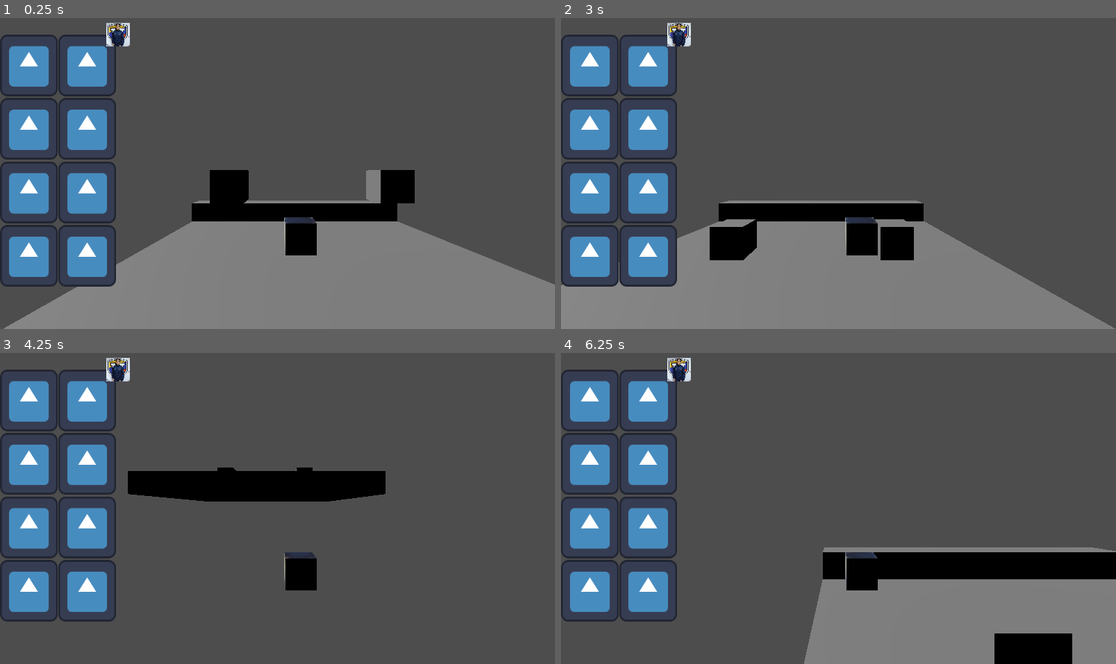
Above: before the commit, frames 1-4 (two rows, left to right).
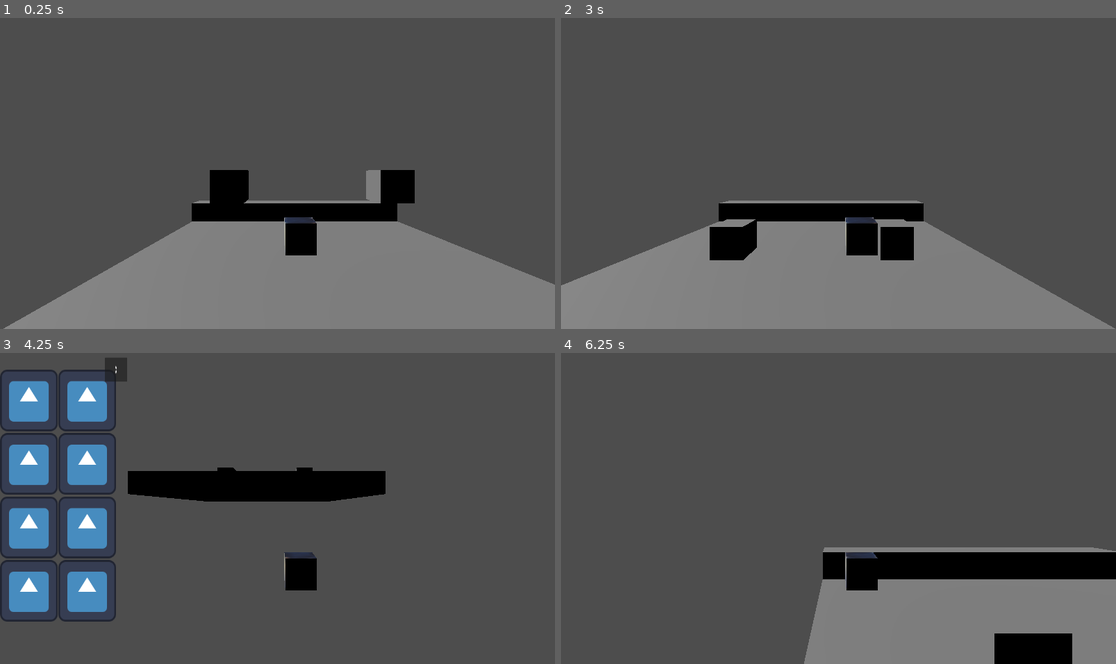
Above: after the commit, the same moments.

Repository: brandonamv/Murder_GameJam
Game: Godot game, scene res://main.tscn
Same seed, same stepped clock (60 frames per second), same inputs: the game is played once before the commit and once after it. The engine's default icon, where the game draws it, is replaced by a stand-in: a white triangle on a blue panel in a dark square.
Inputs (mouse positions are in pixels of both pictures, inside the frame that each line leads up to):
- Up to frame 1 (0.25 s): no input
- Up to frame 2 (3 s): click (588, 64) at 0.52 s; click (649, 64) at 1.27 s; tap Enter at 2 s; hold D 2.03-2.75 s; tap I (Close Open invetario, bound only after the commit) at 2.1 s; click (677, 33) at 2.75 s, where only the run after the commit has a clickable "X"
- Up to frame 3 (4.25 s): tap Space at 3.5 s; hold S from 3.53 s (still down); tap E (interact) at 3.6 s; tap I (Close Open invetario, bound only after the commit) at 3.8 s
- Up to frame 4 (6.25 s): release S at 4.28 s; hold D 4.28-5.03 s; tap I (Close Open invetario, bound only after the commit) at 4.35, 5.1, 6.05 s; tap Enter at 5 s; hold W 5.03-5.78 s; tap Space at 5.75 s; hold A from 5.78 s (still down); tap E (interact) at 5.85 s

The runs differ from the first frame. In frame 1, 10% of the frame differs, in the area x 0-24%, y 1-87%; in frame 2, 11%; in frame 3, 0.3%; in frame 4, 9.9%.

Commit message:
inventario

Diff:
--- /dev/null
+++ b/Inventario/inventario.gd
@@ -0,0 +1,26 @@
+extends Control
+
+var is_open = false
+# Called when the node enters the scene tree for the first time.
+func _ready():
+	close()
+
+
+# Called every frame. 'delta' is the elapsed time since the previous frame.
+func _process(delta):
+	if Input.is_action_just_pressed("Close Open invetario") :
+		if is_open :
+			close()
+		else :
+			open()
+
+func open():
+	self.visible = true
+	is_open = true
+
+func close():
+	self.visible = false
+	is_open = false
+
+func _on_close_button_pressed():
+	close()
--- /dev/null
+++ b/Inventario/inventario.tscn
@@ -0,0 +1,92 @@
+[gd_scene load_steps=3 format=3 uid="uid://cll841ds81rl4"]
+
+[ext_resource type="Script" path="res://Inventario/inventario.gd" id="1_qhv26"]
+[ext_resource type="Texture2D" uid="uid://b4r40eporcynr" path="res://icon.svg" id="2_i8q5l"]
+
+[node name="Inventario" type="Control"]
+layout_mode = 3
+anchors_preset = 0
+offset_left = 1.0
+offset_right = 980.0
+offset_bottom = 650.0
+scale = Vector2(0.24, 1)
+script = ExtResource("1_qhv26")
+
+[node name="Filas" type="VBoxContainer" parent="."]
+layout_mode = 2
+offset_left = -4.16667
+offset_top = 36.0
+offset_right = 1095.83
+offset_bottom = 636.0
+
+[node name="Columna1" type="HBoxContainer" parent="Filas"]
+layout_mode = 2
+
+[node name="TextureButton2" type="TextureButton" parent="Filas/Columna1"]
+custom_minimum_size = Vector2(500, 100)
+layout_mode = 2
+texture_normal = ExtResource("2_i8q5l")
+stretch_mode = 0
+
+[node name="TextureButton" type="TextureButton" parent="Filas/Columna1"]
+custom_minimum_size = Vector2(500, 100)
+layout_mode = 2
+texture_normal = ExtResource("2_i8q5l")
+stretch_mode = 0
+
+[node name="Columna2" type="HBoxContainer" parent="Filas"]
+layout_mode = 2
+
+[node name="TextureButton2" type="TextureButton" parent="Filas/Columna2"]
+custom_minimum_size = Vector2(500, 100)
+layout_mode = 2
+texture_normal = ExtResource("2_i8q5l")
+stretch_mode = 0
+
+[node name="TextureButton" type="TextureButton" parent="Filas/Columna2"]
+custom_minimum_size = Vector2(500, 100)
+layout_mode = 2
+texture_normal = ExtResource("2_i8q5l")
+stretch_mode = 0
+
+[node name="Columna3" type="HBoxContainer" parent="Filas"]
+layout_mode = 2
+
+[node name="TextureButton2" type="TextureButton" parent="Filas/Columna3"]
+custom_minimum_size = Vector2(500, 100)
+layout_mode = 2
+texture_normal = ExtResource("2_i8q5l")
+stretch_mode = 0
+
+[node name="TextureButton" type="TextureButton" parent="Filas/Columna3"]
+custom_minimum_size = Vector2(500, 100)
+layout_mode = 2
+texture_normal = ExtResource("2_i8q5l")
+stretch_mode = 0
+
+[node name="Columna4" type="HBoxContainer" parent="Filas"]
+layout_mode = 2
+
+[node name="TextureButton2" type="TextureButton" parent="Filas/Columna4"]
+custom_minimum_size = Vector2(500, 100)
+layout_mode = 2
+texture_normal = ExtResource("2_i8q5l")
+stretch_mode = 0
+
+[node name="TextureButton" type="TextureButton" parent="Filas/Columna4"]
+custom_minimum_size = Vector2(500, 100)
+layout_mode = 2
+texture_normal = ExtResource("2_i8q5l")
+stretch_mode = 0
+
+[node name="CloseButton" type="Button" parent="."]
+layout_mode = 1
+offset_left = 904.167
+offset_top = 11.0
+offset_right = 1096.17
+offset_bottom = 61.0
+theme_override_font_sizes/font_size = 24
+action_mode = 0
+text = "X"
+
+[connection signal="pressed" from="CloseButton" to="." method="_on_close_button_pressed"]
--- /dev/null
+++ b/Reloj/Number 1.svg
@@ -0,0 +1,3 @@
+<svg width="21" height="42" viewBox="0 0 21 42" fill="none" xmlns="http://www.w3.org/2000/svg">
+<path d="M20.99 39.685L16.562 35.462V25.376L20.99 21.358V39.685ZM20.867 0V19.923L16.439 15.946V4.223L20.867 0Z" fill="#F40007"/>
+</svg>
--- /dev/null
+++ b/Reloj/Number 2.svg
@@ -0,0 +1,3 @@
+<svg width="21" height="42" viewBox="0 0 21 42" fill="none" xmlns="http://www.w3.org/2000/svg">
+<path d="M1.46438 41.656L5.68738 37.228H15.8144L19.7914 41.656H1.46438ZM0.234375 21.525L4.66238 25.789V35.834L0.234375 39.852V21.525ZM4.99038 23.001C4.03371 22.2357 3.06338 21.484 2.07938 20.746L4.99038 18.573H16.1834L19.0534 20.746L16.1834 23.001H4.99038ZM1.42338 0H19.7504L15.6914 4.428H5.64638L1.42338 0ZM20.9804 1.763V20.09L16.5524 16.113V5.986L20.9804 1.763Z" fill="#F40007"/>
+</svg>
--- /dev/null
+++ b/Reloj/Number 3.svg
@@ -0,0 +1,3 @@
+<svg width="22" height="42" viewBox="0 0 22 42" fill="none" xmlns="http://www.w3.org/2000/svg">
+<path d="M2.41304 41.656L6.55404 37.228H16.722L20.699 41.656H2.41304ZM21.97 39.852L17.583 35.629V25.543L21.97 21.525V39.852ZM5.85704 23.001C4.92771 22.2357 3.97104 21.484 2.98704 20.746L5.85704 18.573H17.05L19.92 20.746L17.05 23.001H5.85704ZM2.29004 0H20.658L16.64 4.428H6.51304L2.29004 0ZM21.847 1.763V20.09L17.46 16.113V5.986L21.847 1.763Z" fill="#F40007"/>
+</svg>
--- /dev/null
+++ b/Reloj/Number 4.svg
@@ -0,0 +1,3 @@
+<svg width="22" height="42" viewBox="0 0 22 42" fill="none" xmlns="http://www.w3.org/2000/svg">
+<path d="M21.9603 39.923L17.5323 35.7V25.614L21.9603 21.596V39.923ZM5.84726 23.072C4.8906 22.3067 3.92026 21.555 2.93626 20.817L5.84726 18.644H17.0403L19.9103 20.817L17.0403 23.072H5.84726ZM0.968262 20.161L1.09126 0L5.39626 5.923V15.979L0.968262 20.161ZM21.9603 0L21.8373 20.161L17.4093 16.184L17.5323 5.923L21.9603 0Z" fill="#F40007"/>
+</svg>
--- /dev/null
+++ b/Reloj/Number 5.svg
@@ -0,0 +1,3 @@
+<svg width="22" height="42" viewBox="0 0 22 42" fill="none" xmlns="http://www.w3.org/2000/svg">
+<path d="M2.31101 41.656L6.53401 37.228H16.661L20.638 41.656H2.31101ZM21.95 39.852L17.522 35.629V25.543L21.95 21.525V39.852ZM5.83701 23.001C4.88034 22.2357 3.91001 21.484 2.92601 20.746L5.83701 18.573H17.03L19.9 20.746L17.03 23.001H5.83701ZM2.27001 0H20.597L16.538 4.428H6.49301L2.27001 0ZM0.958008 20.09V1.763L5.38601 5.74V15.908L0.958008 20.09Z" fill="#F40007"/>
+</svg>
--- /dev/null
+++ b/Reloj/Number 6.svg
@@ -0,0 +1,3 @@
+<svg width="22" height="42" viewBox="0 0 22 42" fill="none" xmlns="http://www.w3.org/2000/svg">
+<path d="M2.30124 41.656L6.52424 37.228H16.6512L20.6282 41.656H2.30124ZM1.07124 21.525L5.49924 25.789V35.834L1.07124 39.852V21.525ZM21.9402 39.852L17.5122 35.629V25.543L21.9402 21.525V39.852ZM5.82724 23.001C4.87058 22.2357 3.90024 21.484 2.91624 20.746L5.82724 18.573H17.0202L19.8902 20.746L17.0202 23.001H5.82724ZM2.26024 0H20.5872L16.5282 4.428H6.48324L2.26024 0ZM0.948242 20.09V1.763L5.37624 5.74V15.908L0.948242 20.09Z" fill="#F40007"/>
+</svg>
--- /dev/null
+++ b/Reloj/Number 7.svg
@@ -0,0 +1,3 @@
+<svg width="22" height="42" viewBox="0 0 22 42" fill="none" xmlns="http://www.w3.org/2000/svg">
+<path d="M21.93 39.852L17.543 35.629V25.543L21.93 21.525V39.852ZM2.25 0H20.618L16.6 4.428H6.473L2.25 0ZM21.807 1.763V20.09L17.42 16.113V5.986L21.807 1.763Z" fill="#F40007"/>
+</svg>
--- /dev/null
+++ b/Reloj/Number 8.svg
@@ -0,0 +1,3 @@
+<svg width="22" height="42" viewBox="0 0 22 42" fill="none" xmlns="http://www.w3.org/2000/svg">
+<path d="M2.28122 41.656L6.50422 37.228H16.6312L20.6082 41.656H2.28122ZM1.05122 21.525L5.47922 25.789V35.834L1.05122 39.852V21.525ZM21.9202 39.852L17.4922 35.629V25.543L21.9202 21.525V39.852ZM5.80722 23.001C4.85056 22.2357 3.88022 21.484 2.89622 20.746L5.80722 18.573H17.0002L19.8702 20.746L17.0002 23.001H5.80722ZM2.24022 0H20.5672L16.5082 4.428H6.46322L2.24022 0ZM0.928223 20.09V1.763L5.35622 5.74V15.908L0.928223 20.09ZM21.7972 1.763V20.09L17.3692 16.113V5.986L21.7972 1.763Z" fill="#F40007"/>
+</svg>
--- /dev/null
+++ b/Reloj/Number 9.svg
@@ -0,0 +1,3 @@
+<svg width="22" height="42" viewBox="0 0 22 42" fill="none" xmlns="http://www.w3.org/2000/svg">
+<path d="M21.91 39.852L17.482 35.629V25.543L21.91 21.525V39.852ZM5.79697 23.001C4.8403 22.2357 3.86997 21.484 2.88597 20.746L5.79697 18.573H16.99L19.86 20.746L16.99 23.001H5.79697ZM2.22997 0H20.557L16.498 4.428H6.45297L2.22997 0ZM0.917969 20.09V1.763L5.34597 5.74V15.908L0.917969 20.09ZM21.787 1.763V20.09L17.359 16.113V5.986L21.787 1.763Z" fill="#F40007"/>
+</svg>
--- /dev/null
+++ b/Reloj/Timer.svg
@@ -0,0 +1,24 @@
+<svg width="184" height="117" viewBox="0 0 184 117" fill="none" xmlns="http://www.w3.org/2000/svg">
+<rect x="2.75" y="2.75" width="178.468" height="111.156" rx="12.25" stroke="black" stroke-width="4.5"/>
+<rect x="3.5" y="3.5" width="176.968" height="109.656" rx="11.5" stroke="url(#paint0_linear_37_587)" stroke-width="3"/>
+<rect x="5" y="5" width="173.968" height="106.656" rx="10" fill="#1F2430"/>
+<rect x="5.5" y="5.5" width="172.968" height="105.656" rx="9.5" stroke="url(#paint1_linear_37_587)" stroke-opacity="0.25" style="mix-blend-mode:overlay"/>
+<rect x="18.25" y="35.25" width="147.468" height="63.156" rx="4.75" fill="#0E0306"/>
+<rect x="18.25" y="35.25" width="147.468" height="63.156" rx="4.75" stroke="url(#paint2_linear_37_587)" stroke-width="2.5"/>
+<circle cx="91.9839" cy="59.828" r="3" fill="#F40007"/>
+<circle cx="91.9839" cy="73.828" r="3" fill="#F40007"/>
+<defs>
+<linearGradient id="paint0_linear_37_587" x1="91.984" y1="5" x2="91.984" y2="111.656" gradientUnits="userSpaceOnUse">
+<stop stop-color="#3C465D"/>
+<stop offset="1" stop-color="#0C0E13"/>
+</linearGradient>
+<linearGradient id="paint1_linear_37_587" x1="91.984" y1="5" x2="91.984" y2="111.656" gradientUnits="userSpaceOnUse">
+<stop stop-color="white"/>
+<stop offset="1"/>
+</linearGradient>
+<linearGradient id="paint2_linear_37_587" x1="91.984" y1="34" x2="91.984" y2="99.656" gradientUnits="userSpaceOnUse">
+<stop stop-color="#0C0E13"/>
+<stop offset="1" stop-color="#384157"/>
+</linearGradient>
+</defs>
+</svg>
--- /dev/null
+++ b/assets/Tile Assets/Prefab.tscn
@@ -0,0 +1,3 @@
+[gd_scene format=3 uid="uid://cnu1rt1ywh8ds"]
+
+[node name="Prefab" type="Node3D"]
--- a/main.tscn
+++ b/main.tscn
@@ -1,10 +1,10 @@
 [gd_scene load_steps=11 format=3 uid="uid://bmkyb0hhd0hqv"]
 
-[ext_resource type="PackedScene" path="res://npc.tscn" id="1_m02dp"]
+[ext_resource type="PackedScene" uid="uid://c84jqacwj0cq8" path="res://npc.tscn" id="1_m02dp"]
 [ext_resource type="Texture2D" uid="uid://duicfsa5055qk" path="res://48363882_10211371688242657_8638120375554670592_n.jpg" id="2_8bgvk"]
 [ext_resource type="Script" path="res://player.gd" id="2_xg10q"]
 [ext_resource type="AudioStream" uid="uid://cqqfo5layyq7" path="res://assets/music/ambient.mp3" id="4_xqhgf"]
-[ext_resource type="Texture2D" uid="uid://b4r40eporcynr" path="res://icon.svg" id="5_mqeks"]
+[ext_resource type="PackedScene" uid="uid://cll841ds81rl4" path="res://Inventario/inventario.tscn" id="5_o1uye"]
 
 [sub_resource type="CameraAttributesPractical" id="CameraAttributesPractical_hjnxl"]
 auto_exposure_scale = 0.01
@@ -80,87 +80,4 @@
 stream = ExtResource("4_xqhgf")
 autoplay = true
 
-[node name="Inventario" type="Control" parent="."]
-layout_mode = 3
-anchors_preset = 0
-offset_left = 1.0
-offset_right = 980.0
-offset_bottom = 650.0
-scale = Vector2(0.24, 1)
-
-[node name="Filas" type="VBoxContainer" parent="Inventario"]
-layout_mode = 2
-offset_left = -4.16667
-offset_top = 36.0
-offset_right = 1095.83
-offset_bottom = 636.0
-
-[node name="Columna1" type="HBoxContainer" parent="Inventario/Filas"]
-layout_mode = 2
-
-[node name="TextureButton2" type="TextureButton" parent="Inventario/Filas/Columna1"]
-custom_minimum_size = Vector2(500, 100)
-layout_mode = 2
-texture_normal = ExtResource("5_mqeks")
-stretch_mode = 0
-
-[node name="TextureButton" type="TextureButton" parent="Inventario/Filas/Columna1"]
-custom_minimum_size = Vector2(500, 100)
-layout_mode = 2
-texture_normal = ExtResource("5_mqeks")
-stretch_mode = 0
-
-[node name="Columna2" type="HBoxContainer" parent="Inventario/Filas"]
-layout_mode = 2
-
-[node name="TextureButton2" type="TextureButton" parent="Inventario/Filas/Columna2"]
-custom_minimum_size = Vector2(500, 100)
-layout_mode = 2
-texture_normal = ExtResource("5_mqeks")
-stretch_mode = 0
-
-[node name="TextureButton" type="TextureButton" parent="Inventario/Filas/Columna2"]
-custom_minimum_size = Vector2(500, 100)
-layout_mode = 2
-texture_normal = ExtResource("5_mqeks")
-stretch_mode = 0
-
-[node name="Columna3" type="HBoxContainer" parent="Inventario/Filas"]
-layout_mode = 2
-
-[node name="TextureButton2" type="TextureButton" parent="Inventario/Filas/Columna3"]
-custom_minimum_size = Vector2(500, 100)
-layout_mode = 2
-texture_normal = ExtResource("5_mqeks")
-stretch_mode = 0
-
-[node name="TextureButton" type="TextureButton" parent="Inventario/Filas/Columna3"]
-custom_minimum_size = Vector2(500, 100)
-layout_mode = 2
-texture_normal = ExtResource("5_mqeks")
-stretch_mode = 0
-
-[node name="Columna4" type="HBoxContainer" parent="Inventario/Filas"]
-layout_mode = 2
-
-[node name="TextureButton2" type="TextureButton" parent="Inventario/Filas/Columna4"]
-custom_minimum_size = Vector2(500, 100)
-layout_mode = 2
-texture_normal = ExtResource("5_mqeks")
-stretch_mode = 0
-
-[node name="TextureButton" type="TextureButton" parent="Inventario/Filas/Columna4"]
-custom_minimum_size = Vector2(500, 100)
-layout_mode = 2
-texture_normal = ExtResource("5_mqeks")
-stretch_mode = 0
-
-[node name="Close" type="TextureButton" parent="Inventario"]
-layout_mode = 0
-offset_left = 912.5
-offset_top = 11.0
-offset_right = 2157.5
-offset_bottom = 1256.0
-scale = Vector2(0.166669, 0.0400002)
-texture_normal = ExtResource("2_8bgvk")
-stretch_mode = 0
+[node name="Inventario" parent="." instance=ExtResource("5_o1uye")]
--- a/project.godot
+++ b/project.godot
@@ -23,7 +23,12 @@
 
 interact={
 "deadzone": 0.5,
-"events": [Object(InputEventKey,"resource_local_to_scene":false,"resource_name":"","device":0,"window_id":0,"alt_pressed":false,"shift_pressed":false,"ctrl_pressed":false,"meta_pressed":false,"pressed":false,"keycode":0,"physical_keycode":69,"key_label":0,"unicode":0,"echo":false,"script":null)
+"events": [Object(InputEventKey,"resource_local_to_scene":false,"resource_name":"","device":0,"window_id":0,"alt_pressed":false,"shift_pressed":false,"ctrl_pressed":false,"meta_pressed":false,"pressed":false,"keycode":69,"physical_keycode":69,"key_label":69,"unicode":0,"echo":false,"script":null)
+]
+}
+"Close Open invetario"={
+"deadzone": 0.5,
+"events": [Object(InputEventKey,"resource_local_to_scene":false,"resource_name":"","device":-1,"window_id":0,"alt_pressed":false,"shift_pressed":false,"ctrl_pressed":false,"meta_pressed":false,"pressed":false,"keycode":0,"physical_keycode":73,"key_label":0,"unicode":105,"echo":false,"script":null)
 ]
 }
 
Not shown, added: Reloj/Number 1.svg.import
Not shown, added: Reloj/Number 2.svg.import
Not shown, added: Reloj/Number 3.svg.import
Not shown, added: Reloj/Number 4.svg.import
Not shown, added: Reloj/Number 5.svg.import
Not shown, added: Reloj/Number 6.svg.import
Not shown, added: Reloj/Number 7.svg.import
Not shown, added: Reloj/Number 8.svg.import
Not shown, added: Reloj/Number 9.svg.import
Not shown, added: Reloj/Timer.svg.import
Binary file added: assets/Tile Assets/Arepas.png
Not shown, added: assets/Tile Assets/Arepas.png.import
(and 64 more such lines)
